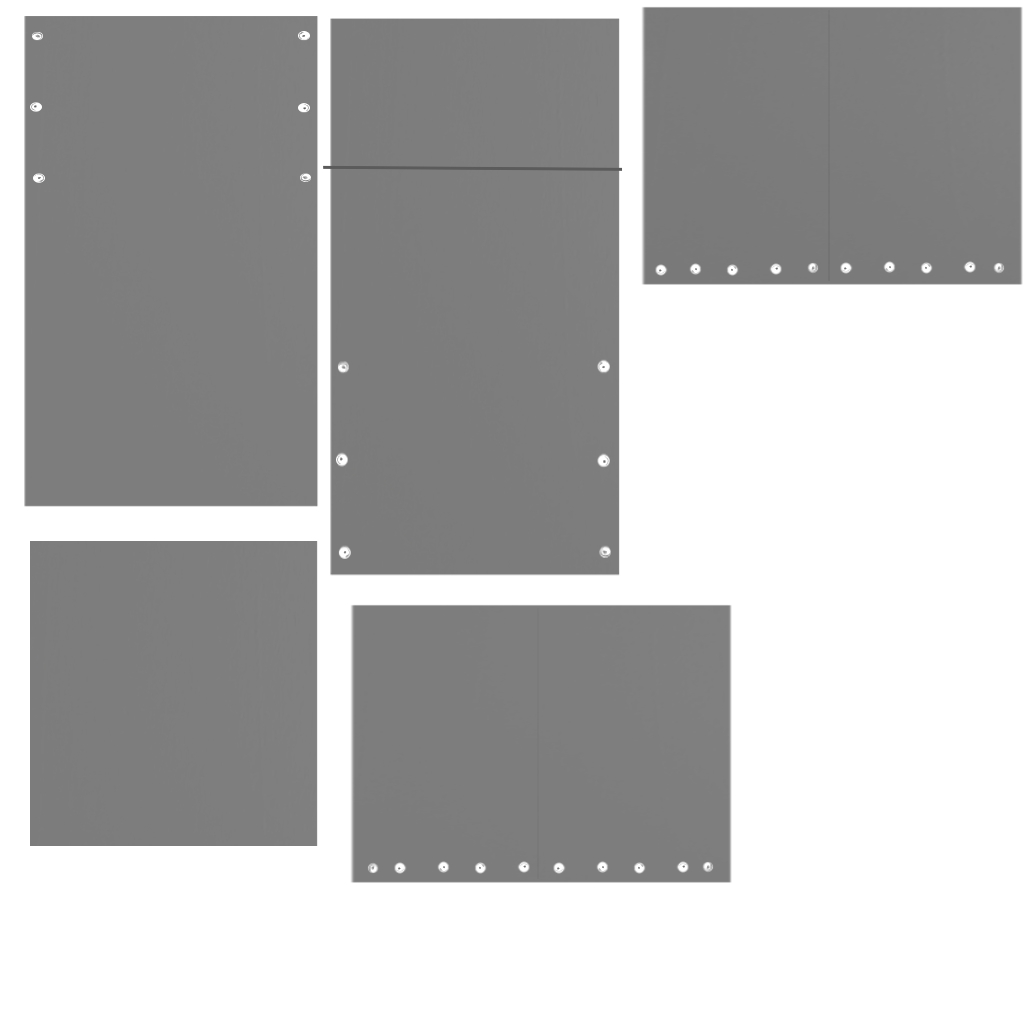
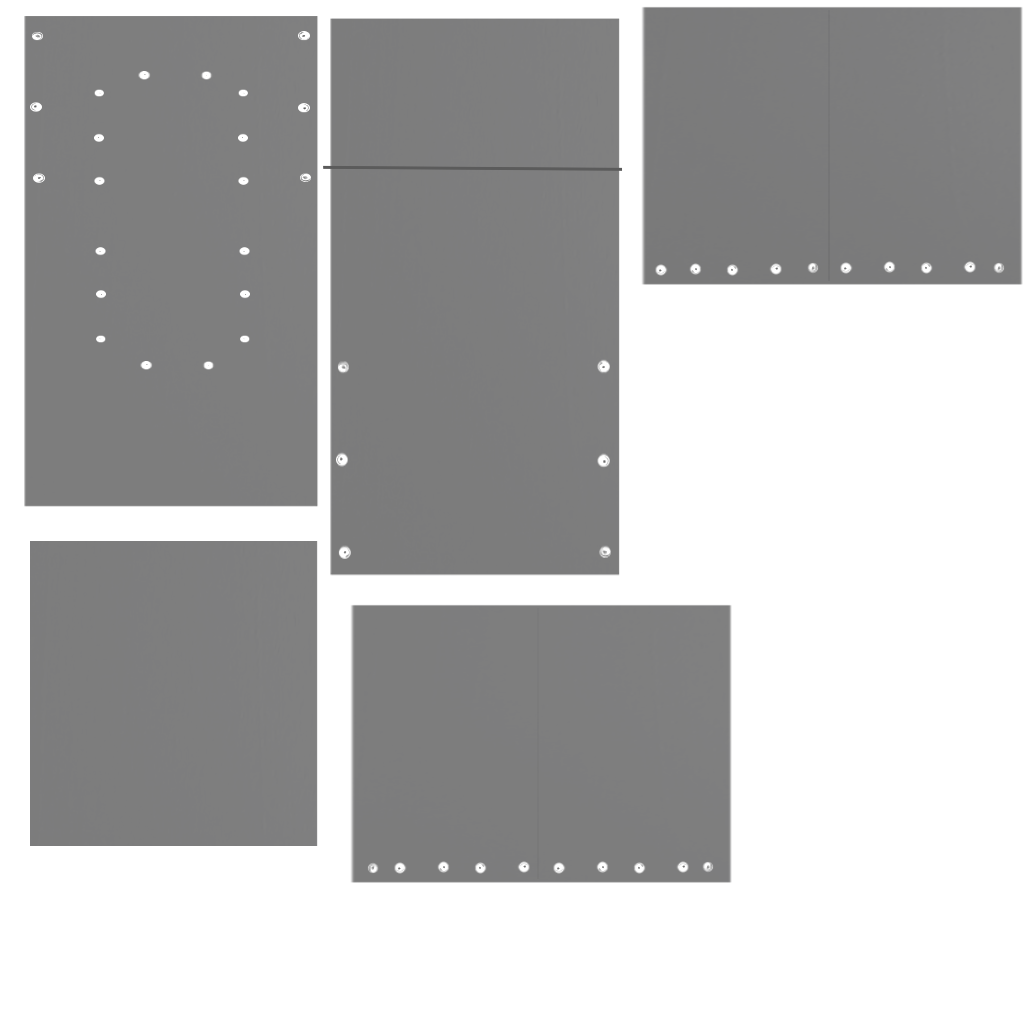
Two versions of the same layered image (1024×1024). Layer-by-layer changes:
added layer "Pasted Layer #5" above "Pasted Layer #6" over left=94, top=71, right=250, bottom=370
